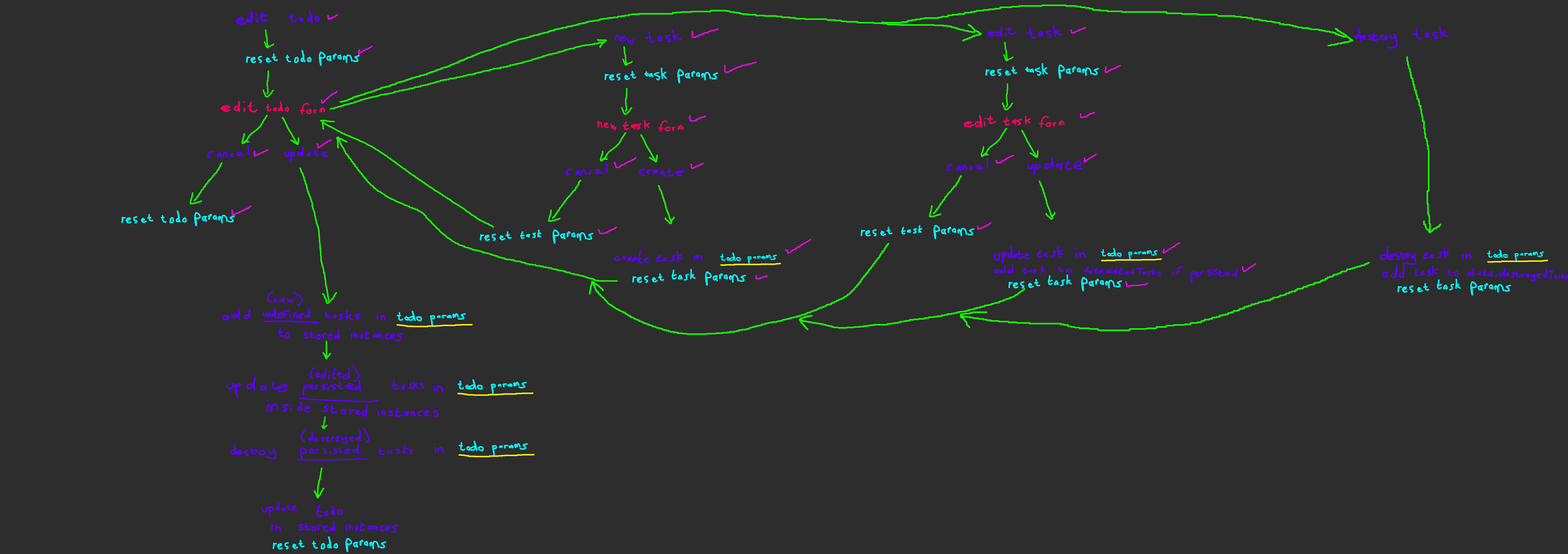
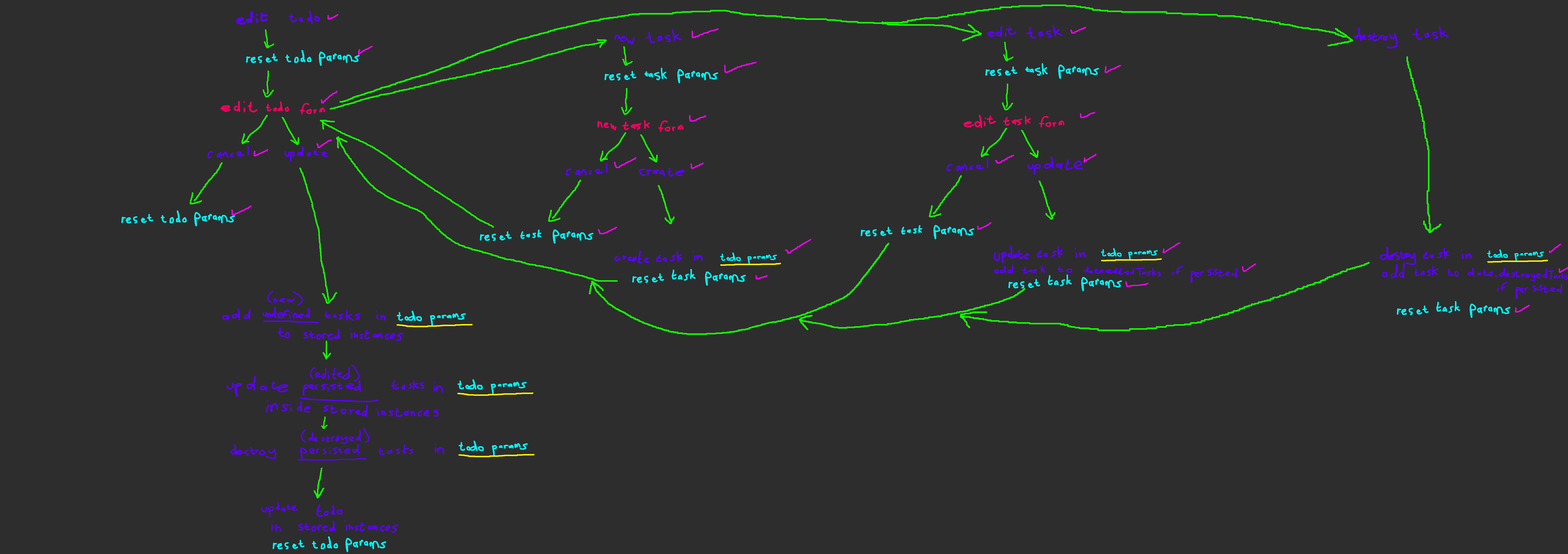
Before/after of a 1568x554 layered artwork. What changed in the layer stack:
painted on "Paint Layer 2" over (1396, 243, 1568, 315)
painted on "Paint Layer 1" over (1396, 243, 1568, 319)
